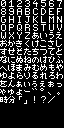
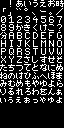
Revision of a layered w=64, h=128 image; what changed, layer by layer:
moved "BG" above "BG #1", painted on it over [0, 0, 64, 104]
renamed "Arrière-plan" to "BG #1", painted on it over [0, 0, 64, 104]
